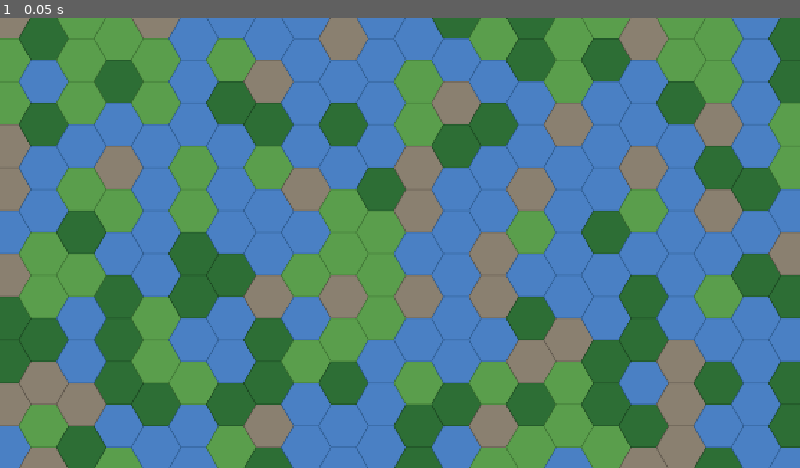
Above: before the commit, frame 1.
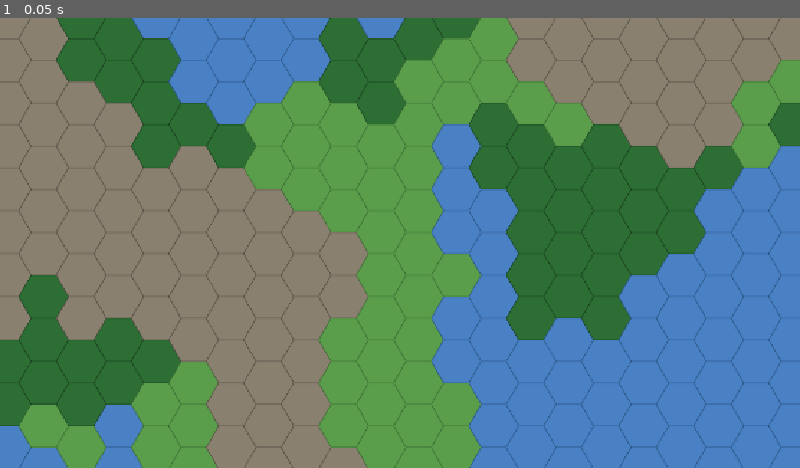
Above: after the commit, the same moment.

Repository: pdesjardins/windfall
Game: Godot game, scene res://node_2d.tscn
Two runs of this game, one before a commit and one after it. Both use one fixed random seed, a clock stepped at 60 frames per second and the inputs below.
Inputs:
- Up to frame 1 (0.05 s): no input

The runs differ from the first frame. In frame 1, 75% of the frame differs, in the area x 0-100%, y 0-100%.

Commit message:
Added terrain generation. Also added missing mountain terrain type.

Diff:
--- a/godot/Main.gd
+++ b/godot/Main.gd
@@ -9,6 +9,13 @@
 const TERRAIN_GRASSLAND := 1
 const TERRAIN_FOREST := 2
 const TERRAIN_STONE := 3
+const TERRAIN_MOUNTAIN := 4
+
+# Tunable thresholds — all noise values are in the range -1.0 to 1.0
+const WATER_THRESHOLD: float = 0.05
+const STONE_THRESHOLD: float = 0.30
+const MOUNTAIN_RIDGE_THRESHOLD: float = 0.52
+const FOREST_THRESHOLD: float = 0.0
 
 var terrain_data: PackedByteArray
 
@@ -27,7 +34,7 @@
 	ts.tile_offset_axis = TileSet.TILE_OFFSET_AXIS_VERTICAL
 	ts.tile_size = Vector2i(TILE_W, TILE_H)
 
-	var tile_names := ["ocean", "grassland", "forest", "stone"]
+	var tile_names := ["ocean", "grassland", "forest", "stone", "mountain"]
 	for name in tile_names:
 		var tex: Texture2D = load("res://tiles/" + name + ".svg")
 		var source := TileSetAtlasSource.new()
@@ -40,18 +47,50 @@
 
 
 func _generate_terrain() -> void:
+	var seed := randi()
+	print("Map seed: ", seed)
+
+	var elevation := FastNoiseLite.new()
+	elevation.noise_type = FastNoiseLite.TYPE_SIMPLEX_SMOOTH
+	elevation.seed = seed
+	elevation.frequency = 0.04
+	elevation.fractal_type = FastNoiseLite.FRACTAL_FBM
+	elevation.fractal_octaves = 4
+
+	var biome := FastNoiseLite.new()
+	biome.noise_type = FastNoiseLite.TYPE_SIMPLEX_SMOOTH
+	biome.seed = seed + 1000
+	biome.frequency = 0.06
+	biome.fractal_type = FastNoiseLite.FRACTAL_FBM
+	biome.fractal_octaves = 3
+
+	var ridge := FastNoiseLite.new()
+	ridge.noise_type = FastNoiseLite.TYPE_SIMPLEX_SMOOTH
+	ridge.seed = seed + 2000
+	ridge.frequency = 0.035
+	ridge.fractal_type = FastNoiseLite.FRACTAL_RIDGED
+	ridge.fractal_octaves = 4
+
 	terrain_data = PackedByteArray()
 	terrain_data.resize(MAP_WIDTH * MAP_HEIGHT)
-	for i in terrain_data.size():
-		var roll := randf()
-		if roll < 0.40:
-			terrain_data[i] = TERRAIN_OCEAN
-		elif roll < 0.65:
-			terrain_data[i] = TERRAIN_GRASSLAND
-		elif roll < 0.85:
-			terrain_data[i] = TERRAIN_FOREST
-		else:
-			terrain_data[i] = TERRAIN_STONE
+
+	for y in MAP_HEIGHT:
+		for x in MAP_WIDTH:
+			var elev := elevation.get_noise_2d(float(x), float(y))
+			var bio := biome.get_noise_2d(float(x), float(y))
+			var rdg := ridge.get_noise_2d(float(x), float(y))
+			var t: int
+			if elev < WATER_THRESHOLD:
+				t = TERRAIN_OCEAN
+			elif elev > STONE_THRESHOLD and rdg > MOUNTAIN_RIDGE_THRESHOLD:
+				t = TERRAIN_MOUNTAIN
+			elif elev > STONE_THRESHOLD:
+				t = TERRAIN_STONE
+			elif bio > FOREST_THRESHOLD:
+				t = TERRAIN_FOREST
+			else:
+				t = TERRAIN_GRASSLAND
+			terrain_data[y * MAP_WIDTH + x] = t
 
 
 func _render_terrain() -> void:
--- a/godot/node_2d.tscn
+++ b/godot/node_2d.tscn
@@ -19,4 +19,5 @@
 [node name="UI" type="CanvasLayer" parent="." unique_id=819930892]
 
 [node name="Camera2D" type="Camera2D" parent="." unique_id=1297280312]
+visible = false
 script = ExtResource("2_0e48y")
--- /dev/null
+++ b/godot/tiles/mountain.svg
@@ -0,0 +1,3 @@
+<svg width="72" height="62" xmlns="http://www.w3.org/2000/svg">
+  <polygon points="72,31 54,62 18,62 0,31 18,0 54,0" fill="#5a4a3a" stroke="#3a2a1a" stroke-width="1"/>
+</svg>
Not shown, added: godot/tiles/mountain.svg.import
